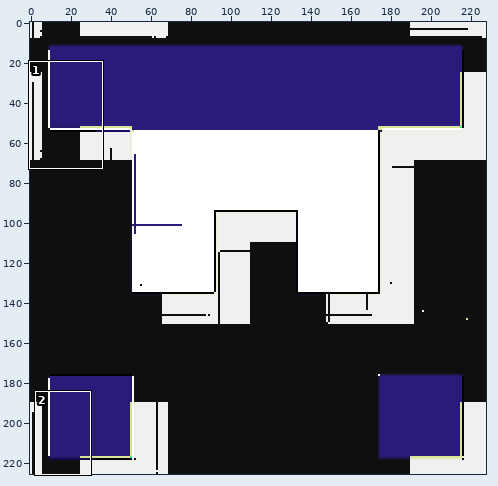
One commit to this sprite sheet: docs/example_ghavatar.png_out.png. Above: a wide view before the commit, with the close-up outlined.
Close-up. The starting point:
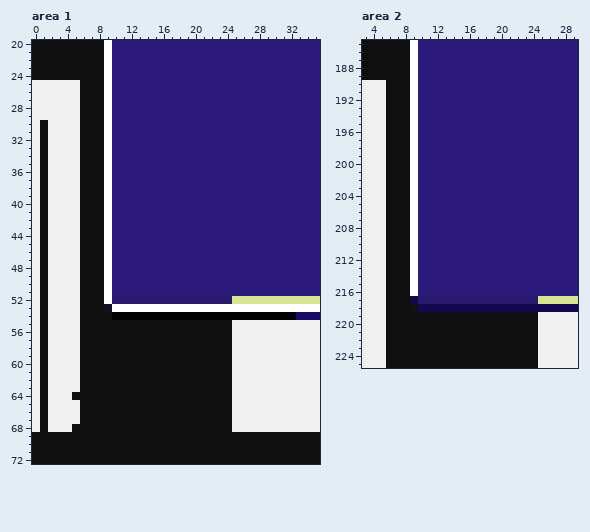
The file is 228x226 pixels. Colours within 5 levels of each other are drawn and written as one. Shown: area 1: x 0..35, y 20..72; area 2: x 3..29, y 185..225. The commit also changed other parts of the picture, which this record leaves out.
Now the later version:
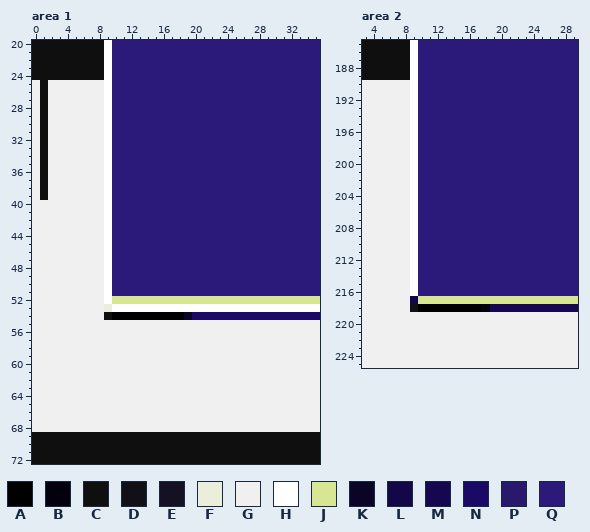
Palette (. is transparent): A #000000  B #04010f  C #0f0f0f  D #111016  E #151125  F #eaeeda  G #f0f0f0  H #ffffff  J #d7e692  K #0a0427  L #130747  M #150850  N #1b0a65  P #28196d  Q #2c1a7b
Difference:
Changed rows in their new state; - is an unchanged pixel.
Area 1:
first column x 1:
25 C----GGG------------------------
26 C----GGG------------------------
27 C----GGG------------------------
28 C----GGG------------------------
29 C----GGG------------------------
30 -----GGG------------------------
31 -----GGG------------------------
32 -----GGG------------------------
33 -----GGG------------------------
34 -----GGG------------------------
35 -----GGG------------------------
36 -----GGG------------------------
37 -----GGG------------------------
38 -----GGG------------------------
39 -----GGG------------------------
40 G----GGG------------------------
41 G----GGG------------------------
42 G----GGG------------------------
43 G----GGG------------------------
44 G----GGG------------------------
45 G----GGG------------------------
46 G----GGG------------------------
47 G----GGG------------------------
48 G----GGG------------------------
49 G----GGG------------------------
50 G----GGG------------------------
51 G----GGG------------------------
52 G----GGG-JJJJJJJJJJJJJJJ--------
53 G----GGGF-----------------------
54 G----GGG----------KNNNNNNNNNNNNN
55 G----GGGGGGGGGGGGGGGGGGG--------
56 G----GGGGGGGGGGGGGGGGGGG--------
57 G----GGGGGGGGGGGGGGGGGGG--------
58 G----GGGGGGGGGGGGGGGGGGG--------
59 G----GGGGGGGGGGGGGGGGGGG--------
60 G----GGGGGGGGGGGGGGGGGGG--------
61 G----GGGGGGGGGGGGGGGGGGG--------
62 G----GGGGGGGGGGGGGGGGGGG--------
63 G----GGGGGGGGGGGGGGGGGGG--------
64 G---GGGGGGGGGGGGGGGGGGGG--------
65 G----GGGGGGGGGGGGGGGGGGG--------
66 G----GGGGGGGGGGGGGGGGGGG--------
67 G----GGGGGGGGGGGGGGGGGGG--------
68 G---GGGGGGGGGGGGGGGGGGGG--------
Area 2:
first column x 6:
190 GGG----------------
191 GGG----------------
192 GGG----------------
193 GGG----------------
194 GGG----------------
195 GGG----------------
196 GGG----------------
197 GGG----------------
198 GGG----------------
199 GGG----------------
200 GGG----------------
201 GGG----------------
202 GGG----------------
203 GGG----------------
204 GGG----------------
205 GGG----------------
206 GGG----------------
207 GGG----------------
208 GGG----------------
209 GGG----------------
210 GGG----------------
211 GGG----------------
212 GGG----------------
213 GGG----------------
214 GGG----------------
215 GGG----------------
216 GGG----------------
217 GGG-JJJJJJJJJJJJJJJ
218 GGG-AAAAAAAAB------
219 GGGGGGGGGGGGGGGGGGG
220 GGGGGGGGGGGGGGGGGGG
221 GGGGGGGGGGGGGGGGGGG
222 GGGGGGGGGGGGGGGGGGG
223 GGGGGGGGGGGGGGGGGGG
224 GGGGGGGGGGGGGGGGGGG
225 GGGGGGGGGGGGGGGGGGG
Changed places in both close-ups, as pixel boxes (x1, y1, x2, y2):
changed: (40, 80, 296, 432)
changed: (386, 80, 538, 368)
